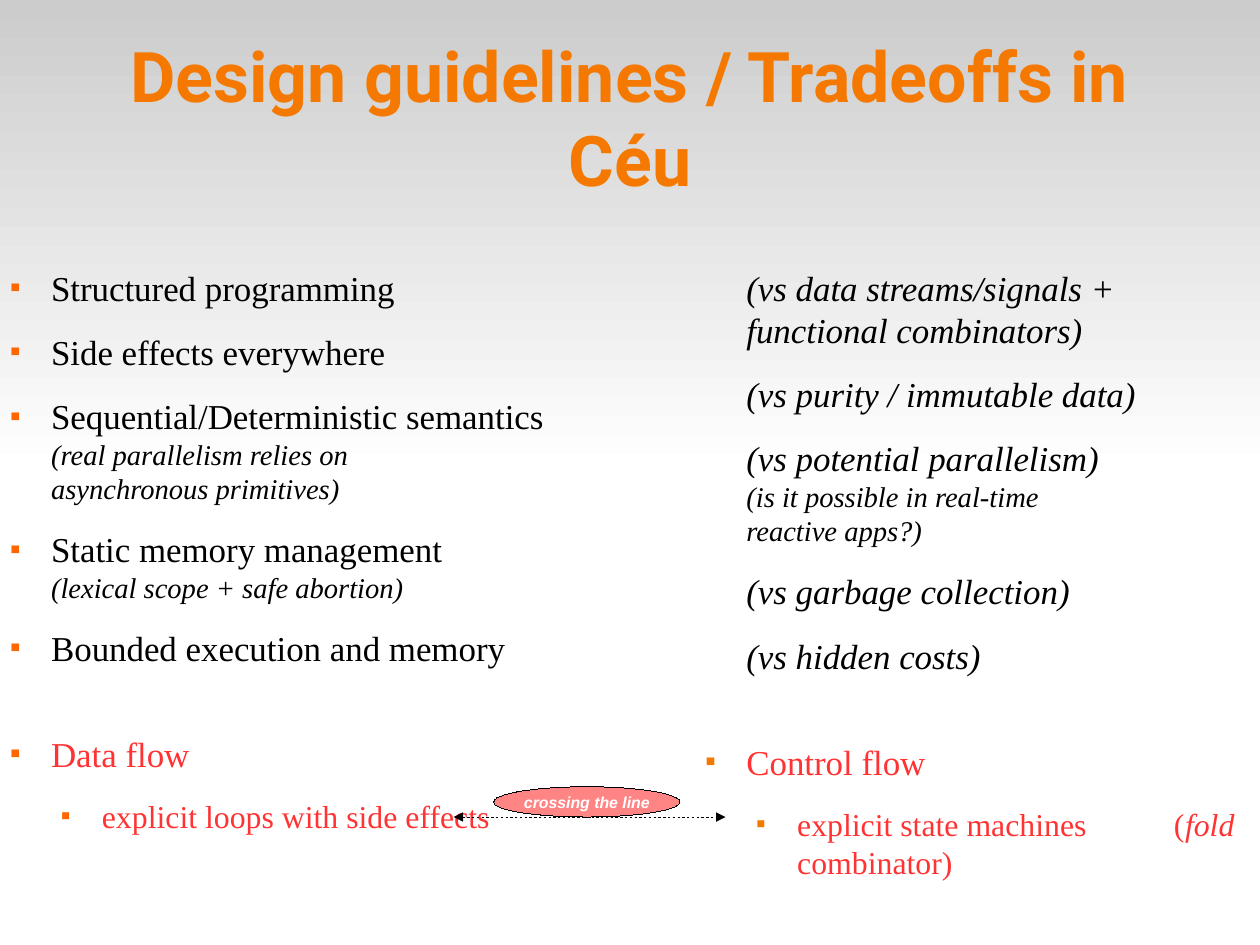
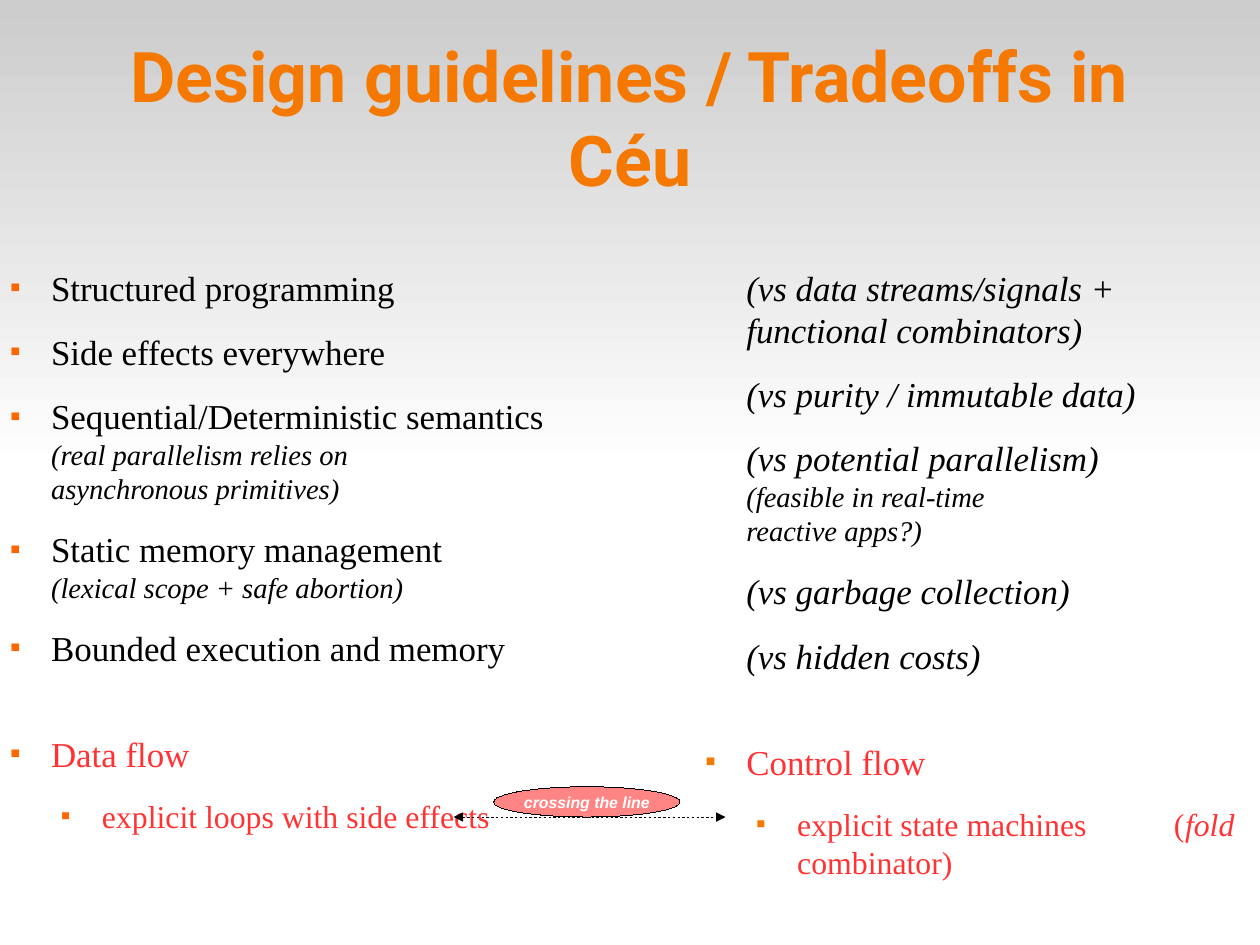
Before and after one commit to fsantanna-no/ceu-docs, a slide deck: slide 14 of ceu_curryon.odp (slide 13 before the commit). Drawn at 1260x945 pixels with LibreOffice and Linux fonts; fonts in the diff are those of the drawing. Boxes give left, top, right and bottom in pixels: in the first picture for what was removed or moved away, otherwise in the second. Text is boxed around its words. In the diff, an @@ line names an element or a change of style, - is before the commit and + after.

```diff
--- a/ceu_curryon.odp
+++ b/ceu_curryon.odp
@@ text at [746, 446, 1098, 547]: text changed @@
-(vs potential parallelism) (is it possible in real-time reactive apps?)
+(vs potential parallelism) (feasible in real-time reactive apps?)
```
Also in this commit, not shown: 3 other slides changed, 2 slides added, 3 slides removed, 4 other files.
